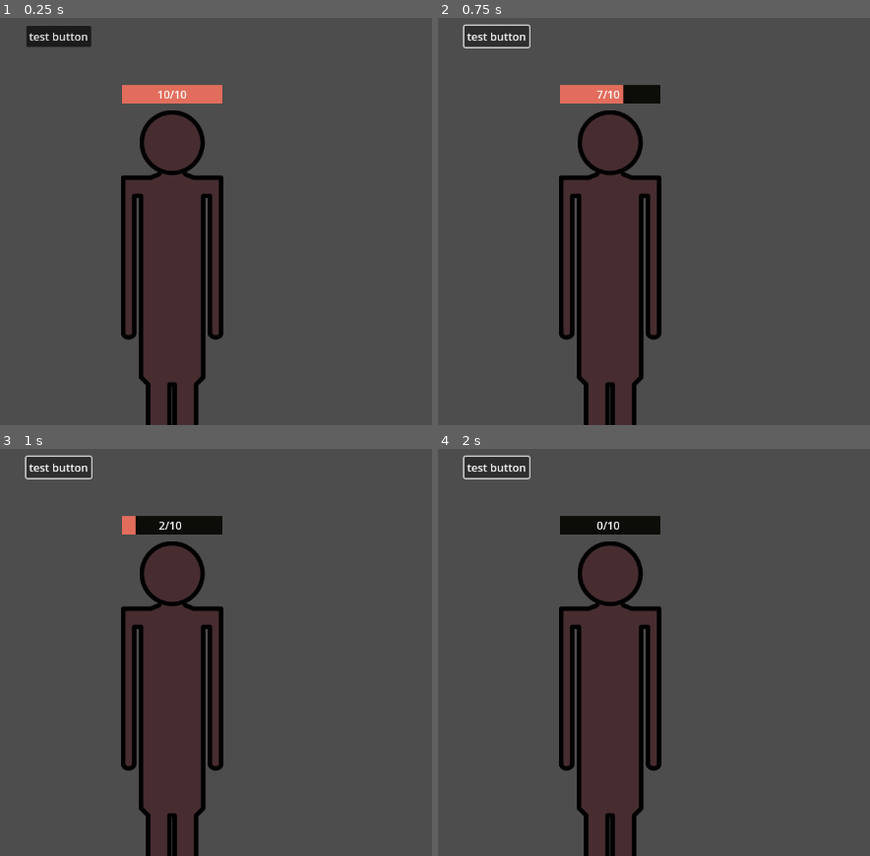
Above: before the commit, frames 1-4 (two rows, left to right).
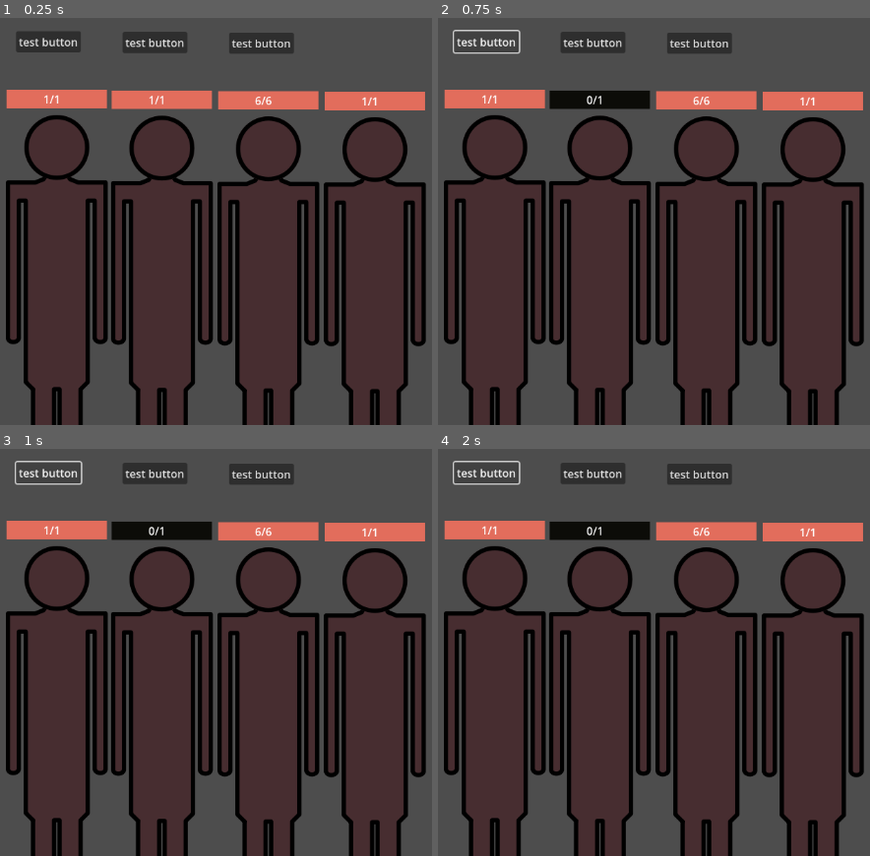
Above: after the commit, the same moments.

Repository: ShongoWL/Tavern-Keeper-Jam
Game: Godot game, scene res://Scene/BattleManager.tscn
Two runs of this game, one before a commit and one after it. Both use one fixed random seed, a clock stepped at 60 frames per second and the inputs below.
Inputs:
- Up to frame 1 (0.25 s): no input
- Up to frame 2 (0.75 s): click "test button" at 0.5 s
- Up to frame 3 (1 s): no input
- Up to frame 4 (2 s): click "test button" at 1.25 s

The runs differ from the first frame. In frame 1, 55% of the frame differs, in the area x 1-99%, y 1-100%; in frame 2, 56%; in frame 3, 55%; in frame 4, 55%.

Commit message:
Energy, combat end
Adds energy generation for heroes and allows combat to end when one side has been defeated

Diff:
--- /dev/null
+++ b/Resources/baseAbility.tres
@@ -0,0 +1,9 @@
+[gd_resource type="Resource" script_class="Ability" load_steps=2 format=3 uid="uid://c3s4q7yeq1fp6"]
+
+[ext_resource type="Script" path="res://Scripts/Ability.gd" id="1_4rtlg"]
+
+[resource]
+resource_local_to_scene = true
+script = ExtResource("1_4rtlg")
+abilityName = "Death by ball explosion"
+abilityCost = 44
--- a/Resources/baseHero.tres
+++ b/Resources/baseHero.tres
@@ -10,4 +10,5 @@
 maxHp = 10
 damage = 0
 attackCooldown = 2.0
+charName = ""
 preferredTarget = 0
--- a/Resources/baseMonster.tres
+++ b/Resources/baseMonster.tres
@@ -8,4 +8,5 @@
 maxHp = 10
 damage = 0
 attackCooldown = 0.0
+charName = ""
 preferredTarget = 0
--- a/Scene/BattleManager.tscn
+++ b/Scene/BattleManager.tscn
@@ -1,9 +1,10 @@
-[gd_scene load_steps=12 format=3 uid="uid://omc7ani5wfa5"]
+[gd_scene load_steps=20 format=3 uid="uid://omc7ani5wfa5"]
 
 [ext_resource type="Script" path="res://Scripts/BattleManager.gd" id="1_ceb1t"]
 [ext_resource type="PackedScene" uid="uid://c55pg0nyqba0j" path="res://Scene/heroScene.tscn" id="1_vq15d"]
 [ext_resource type="Script" path="res://Scripts/Hero.gd" id="3_02ydw"]
 [ext_resource type="PackedScene" uid="uid://c5nxxn8t3lgyf" path="res://Scene/time_manager.tscn" id="3_dsu4q"]
+[ext_resource type="Script" path="res://Scripts/Ability.gd" id="4_pkeim"]
 [ext_resource type="PackedScene" uid="uid://dqu3esdd6qywr" path="res://Scene/enemyScene.tscn" id="5_kdsbv"]
 [ext_resource type="Script" path="res://Scripts/Entity.gd" id="6_qabx8"]
 
@@ -11,74 +12,159 @@
 resource_local_to_scene = true
 script = ExtResource("3_02ydw")
 critChance = 0
-energyRegen = 5
-maxHp = 10
-damage = 3
-attackCooldown = 2.0
+energyRegen = 1
+energyLevel = 0.0
+maxHp = 1
+damage = 0
+attackCooldown = 99.0
+charName = "Hero 1"
 preferredTarget = 0
+
+[sub_resource type="Resource" id="Resource_7ku72"]
+resource_local_to_scene = true
+script = ExtResource("4_pkeim")
+abilityName = "Mega cum blast"
+abilityCost = 8
 
 [sub_resource type="Resource" id="Resource_6cn51"]
 resource_local_to_scene = true
 script = ExtResource("3_02ydw")
 critChance = 0
-energyRegen = 5
-maxHp = 10
-damage = 3
-attackCooldown = 2.0
+energyRegen = 20
+energyLevel = 0.0
+maxHp = 6
+damage = 1
+attackCooldown = 99.0
+charName = "Hero 2"
 preferredTarget = 0
+
+[sub_resource type="Resource" id="Resource_gfbem"]
+resource_local_to_scene = true
+script = ExtResource("4_pkeim")
+abilityName = "Death by ball explosion"
+abilityCost = 44
 
 [sub_resource type="Resource" id="Resource_oiadu"]
 resource_local_to_scene = true
 script = ExtResource("3_02ydw")
 critChance = 0
 energyRegen = 5
-maxHp = 10
+energyLevel = 0.0
+maxHp = 1
 damage = 1
-attackCooldown = 2.0
+attackCooldown = 1.0
+charName = "Hero 3"
 preferredTarget = 0
+
+[sub_resource type="Resource" id="Resource_gehpe"]
+resource_local_to_scene = true
+script = ExtResource("4_pkeim")
+abilityName = "Death by ball explosion"
+abilityCost = 44
 
 [sub_resource type="Resource" id="Resource_hhire"]
 resource_local_to_scene = true
 script = ExtResource("3_02ydw")
 critChance = 0
 energyRegen = 5
-maxHp = 10
-damage = 3
-attackCooldown = 2.0
+energyLevel = 0.0
+maxHp = 1
+damage = 1
+attackCooldown = 1.0
+charName = "Hero 4"
 preferredTarget = 0
+
+[sub_resource type="Resource" id="Resource_n3m1f"]
+resource_local_to_scene = true
+script = ExtResource("4_pkeim")
+abilityName = "Death by ball explosion"
+abilityCost = 44
 
 [sub_resource type="Resource" id="Resource_rjhrn"]
 resource_local_to_scene = true
 script = ExtResource("6_qabx8")
-maxHp = 10
+maxHp = 99
 damage = 0
-attackCooldown = 0.0
+attackCooldown = 99.0
+charName = "Enemy 1"
+preferredTarget = 0
+
+[sub_resource type="Resource" id="Resource_15cir"]
+resource_local_to_scene = true
+script = ExtResource("6_qabx8")
+maxHp = 5
+damage = 2
+attackCooldown = 30.0
+charName = "Enemy 2"
+preferredTarget = 0
+
+[sub_resource type="Resource" id="Resource_k6dks"]
+resource_local_to_scene = true
+script = ExtResource("6_qabx8")
+maxHp = 5
+damage = 1
+attackCooldown = 30.0
+charName = "Enemy 3"
+preferredTarget = 0
+
+[sub_resource type="Resource" id="Resource_b7sgr"]
+resource_local_to_scene = true
+script = ExtResource("6_qabx8")
+maxHp = 5
+damage = 1
+attackCooldown = 30.0
+charName = "Enemy 4"
 preferredTarget = 0
 
 [node name="BattleManager" type="Node2D" node_paths=PackedStringArray("heroArray", "enemyArray")]
 script = ExtResource("1_ceb1t")
-heroArray = [NodePath("HeroScene"), NodePath("HeroScene2"), NodePath("HeroScene3"), NodePath("HeroScene4")]
+heroArray = [NodePath("HeroScene"), NodePath("HeroScene2")]
 enemyArray = [NodePath("Enemy")]
 
 [node name="HeroScene" parent="." instance=ExtResource("1_vq15d")]
+position = Vector2(564, 509)
 heroData = SubResource("Resource_qc2jp")
+ability = SubResource("Resource_7ku72")
 
 [node name="TimeManager" parent="HeroScene" instance=ExtResource("3_dsu4q")]
 
 [node name="HeroScene2" parent="." instance=ExtResource("1_vq15d")]
+position = Vector2(408, 508)
 heroData = SubResource("Resource_6cn51")
+ability = SubResource("Resource_gfbem")
 
 [node name="TimeManager" parent="HeroScene2" instance=ExtResource("3_dsu4q")]
 
 [node name="HeroScene3" parent="." instance=ExtResource("1_vq15d")]
+position = Vector2(252, 507)
 heroData = SubResource("Resource_oiadu")
+ability = SubResource("Resource_gehpe")
 
 [node name="TimeManager" parent="HeroScene3" instance=ExtResource("3_dsu4q")]
 
 [node name="HeroScene4" parent="." instance=ExtResource("1_vq15d")]
+position = Vector2(98, 506)
 heroData = SubResource("Resource_hhire")
+ability = SubResource("Resource_n3m1f")
 
 [node name="TimeManager" parent="HeroScene4" instance=ExtResource("3_dsu4q")]
 
 [node name="Enemy" parent="." instance=ExtResource("5_kdsbv")]
 enemyData = SubResource("Resource_rjhrn")
+
+[node name="TimeManager" parent="Enemy" instance=ExtResource("3_dsu4q")]
+
+[node name="Enemy2" parent="." instance=ExtResource("5_kdsbv")]
+enemyData = SubResource("Resource_15cir")
+
+[node name="TimeManager" parent="Enemy2" instance=ExtResource("3_dsu4q")]
+
+[node name="Enemy3" parent="." instance=ExtResource("5_kdsbv")]
+enemyData = SubResource("Resource_k6dks")
+
+[node name="TimeManager" parent="Enemy3" instance=ExtResource("3_dsu4q")]
+
+[node name="Enemy4" parent="." instance=ExtResource("5_kdsbv")]
+enemyData = SubResource("Resource_b7sgr")
+
+[node name="TimeManager" parent="Enemy4" instance=ExtResource("3_dsu4q")]
--- a/Scene/healthbar.tscn
+++ b/Scene/healthbar.tscn
@@ -13,6 +13,7 @@
 ProgressBar/styles/fill = SubResource("StyleBoxFlat_62tg6")
 
 [node name="Healthbar" type="ProgressBar"]
+process_mode = 3
 offset_left = -74.0
 offset_top = -350.0
 offset_right = 73.0
--- a/Scene/heroScene.tscn
+++ b/Scene/heroScene.tscn
@@ -1,14 +1,16 @@
-[gd_scene load_steps=5 format=3 uid="uid://c55pg0nyqba0j"]
+[gd_scene load_steps=6 format=3 uid="uid://c55pg0nyqba0j"]
 
 [ext_resource type="Script" path="res://Scripts/heroScene.gd" id="1_2kcso"]
 [ext_resource type="Resource" uid="uid://tssetm4wqidn" path="res://Resources/baseHero.tres" id="2_b3xl4"]
 [ext_resource type="Texture2D" uid="uid://cvhh0f200cl0f" path="res://Art/dude.svg" id="2_og1u5"]
+[ext_resource type="Resource" uid="uid://c3s4q7yeq1fp6" path="res://Resources/baseAbility.tres" id="3_d4nlb"]
 [ext_resource type="PackedScene" uid="uid://u5ora2halxie" path="res://Scene/healthbar.tscn" id="4_67fsq"]
 
 [node name="HeroScene" type="Node2D"]
 position = Vector2(267, 499)
 script = ExtResource("1_2kcso")
 heroData = ExtResource("2_b3xl4")
+ability = ExtResource("3_d4nlb")
 
 [node name="Sprite2D" type="Sprite2D" parent="."]
 texture = ExtResource("2_og1u5")
--- a/Scripts/Ability.gd
+++ b/Scripts/Ability.gd
@@ -3,6 +3,8 @@
 
 @export var abilityName: String
 @export var abilityEffect: Script
+@export var abilityCost: int
 
 func onEnergyMet():
-	abilityEffect.cast()
+	#abilityEffect.cast()
+	print("This is where my cast function call would go")
--- a/Scripts/Autoloads/signalBus.gd
+++ b/Scripts/Autoloads/signalBus.gd
@@ -14,3 +14,6 @@
 
 #HP related signals
 signal maxHpGained(who, amount: int)
+
+#Signals related to combat victory/defeat
+signal combatOver(battle: BattleManager, isVictory: bool)
--- a/Scripts/BattleManager.gd
+++ b/Scripts/BattleManager.gd
@@ -1,4 +1,4 @@
-extends Node
+class_name BattleManager extends Node2D
 
 @export var heroArray:Array[HeroScene] = []
 
@@ -8,6 +8,7 @@
 func _ready() -> void:
 	SignalBus.timeToAttack.connect(callAttacker)
 	SignalBus.deathSignal.connect(deathNotif)
+	SignalBus.gainEnergy.connect(callEnergyGain)
 	pass # Replace with function body.
 
 
@@ -18,27 +19,17 @@
 
 #This function checks to see if hero or enemy is attacking then loops through proper array to find them
 func callAttacker(attacker:Node, preferredTarget:int, damage:int):
-	if attacker is HeroScene:
+	if attacker is HeroScene && attacker in heroArray:
 		heroDealAttack(attacker, preferredTarget, damage)
-	elif attacker is EnemyScene:
+	elif attacker is EnemyScene && attacker in enemyArray:
 		enemyDealAttack(attacker, preferredTarget, damage)
 	else:
-		print("Yo dog, how did you fuck this up? Attacker is not a hero ouu")
-	"""var i = 0
-	if attacker is HeroScene:
-		for hero in heroArray:
-			if attacker == hero:
-				#print("hero ",i, " is attacking")
-				hero.attack()
-				break
-			i += 1
-	else:
-		for enemy in enemyArray:
-			if attacker == enemy:
-				#print("enemy ",i, " is attacking")
-				enemy.attack()
-				break
-			i += 1"""
+		pass
+		#print("Yo dog, how did you fuck this up? Attacker is not a hero or enemy???")
+
+func callEnergyGain(target: HeroScene):
+	if target in heroArray:
+		target.gainEnergy()
 
 func heroDealAttack(attacker:HeroScene, preferredTarget:int, damage:int):
 	if enemyArray.size() == 0:
@@ -47,31 +38,17 @@
 		enemyArray[enemyArray.size()-1].queueDamage(attacker, damage)
 	else:
 		enemyArray[preferredTarget].queueDamage(attacker, damage)
-	"""#check if our preferred target exists. If they don't we should start
-	#decrementing the target because enemies will slide down positions when one
-	#in front of them dies so that we always have a target
-	if enemyArray.size() == 0:
-		print("There are no enemies left to attack!")
-		return
-	if preferredTarget <= enemyArray.size()-1:
-		enemyArray[preferredTarget].takeDamage(attacker, damage)
-	#If you aren't at the lowest position, recursively call this function for the next position
-	elif preferredTarget > 0:
-		heroDealAttack(attacker, preferredTarget-1, damage)
-	else:
-		#This should never happen. If there isn't a target to slot into position one, then the fight should be over
-		print("Enemies have been defeated! :D")"""
 
 func enemyDealAttack(attacker:EnemyScene, preferredTarget:int, damage:int):
 	if heroArray.size() == 0:
 		print("There are no heroes left to attack!")
-		pass
-	if preferredTarget <= heroArray.size()-1:
-		heroArray[preferredTarget].takeDamage(attacker, damage)
-	elif preferredTarget > 0:
-		enemyDealAttack(attacker, preferredTarget-1, damage)
+		print("Player has been defeated! D:")
+		return
+	if preferredTarget > heroArray.size()-1:
+		heroArray[heroArray.size()-1].queueDamage(attacker, damage)
 	else:
-		print("Players have beend defeated! D:")
+		heroArray[preferredTarget].queueDamage(attacker, damage)
+
 
 
 func deathNotif(victim, killer):
@@ -84,6 +61,8 @@
 				tempHeroArray.append(hero)
 		#now our main HeroArray should be one element shorter without the victim
 		heroArray = tempHeroArray
+		if heroArray.is_empty():
+			combatOver(self, false)
 	#Same proccess as above but for enemies. (Code is repeated here beccause of array typings being annoying)
 	else:
 		var tempEnemyArray:Array[EnemyScene] = []
@@ -91,3 +70,13 @@
 			if enemy != victim:
 				tempEnemyArray.append(enemy)
 		enemyArray = tempEnemyArray
+		if enemyArray.is_empty():
+			combatOver(self, true)
+
+
+func combatOver(combat:BattleManager, isVictory: bool):
+	SignalBus.combatOver.emit(combat, isVictory)
+	if isVictory:
+		print("The heroes won!!!")
+	else:
+		print("The heroes lost!!!")
--- a/Scripts/EnemyScene.gd
+++ b/Scripts/EnemyScene.gd
@@ -10,6 +10,7 @@
 var damage:int
 var attackCooldown:float
 var preferredTarget:int
+var charName:String
 
 var tween: Tween
 var lock: bool = false
@@ -20,6 +21,9 @@
 	damage = enemyData.damage
 	attackCooldown = enemyData.damage
 	preferredTarget = enemyData.preferredTarget
+	charName = enemyData.charName
+
+	SignalBus.combatOver.connect(combatOver)
 
 func _process(delta: float) -> void:
 	#print("the monster's health is now ", hp)
@@ -31,14 +35,25 @@
 
 func queueDamage(attacker: HeroScene, damageTaken: int):
 	damageQueue.push_back(takeDamage.bind(attacker, damageTaken))
-	print(damageTaken, " damage has been added to queue")
+	print(attacker.charName, " has added ",damageTaken, " damage to ", charName, "'s queue")
 
 func takeDamage(attacker: HeroScene, damageTaken: int):
-	hp -= damageTaken
-	print("damage has been taken, new hp is: ", hp)
-	if hp <= 0:
-		print ("he dead")
+	if hp - damageTaken <= 0:
+		hp = 0
+		#Stop player's timers and remove from array
+		print("enemy has died, throwing death signal")
+		SignalBus.deathSignal.emit(self, attacker)
+		damageQueue.clear()
+		self.process_mode = Node.PROCESS_MODE_DISABLED
+	else:
+		hp -= damageTaken
+		print(charName, " has been hit for ", damageTaken," damage, new hp is: ", hp)
 
 func attack():
 	#Tell battlemanager to attack a target
 	get_parent().enemyDealAttack(self, preferredTarget, damage)
+
+func combatOver(combatManager, isVictory):
+	if combatManager == get_parent():
+		self.process_mode = Node.PROCESS_MODE_DISABLED
+		print("Combat has ended, ", charName, " is stopping.")
--- a/Scripts/Entity.gd
+++ b/Scripts/Entity.gd
@@ -5,6 +5,8 @@
 @export var maxHp: int
 @export var damage: int
 @export var attackCooldown: float
+@export var charName: String
+
 
 @export var preferredTarget: int = 0
 
--- a/Scripts/Hero.gd
+++ b/Scripts/Hero.gd
@@ -3,5 +3,6 @@
 
 @export var critChance: int
 @export var energyRegen: int
+@export var energyLevel: float
 @export var ability: Ability
 @export var passive: Passive
--- a/Scripts/heroScene.gd
+++ b/Scripts/heroScene.gd
@@ -12,8 +12,14 @@
 var attackCooldown:float
 var preferredTarget:int
 var critChance:int
+var energyLevel:float
+var energyRegen:int
+var charName:String
 
 var maxHp: int
+
+#holds all calls for incoming damage until they can be safely managed
+var damageQueue:Array = []
 
 @export var ability:Ability
 @export var passive:Passive
@@ -27,10 +33,22 @@
 	attackCooldown = heroData.attackCooldown
 	preferredTarget = heroData.preferredTarget
 	critChance = heroData.critChance
+	charName = heroData.charName
+	energyLevel = 0
+	energyRegen = heroData.energyRegen
 
 	#Run this at the end of ready to make sure healthBar has access to the right values
 	healthBar.initializeValues()
+	SignalBus.combatOver.connect(combatOver)
+	#SignalBus.gainEnergy.connect(energyGain)
 
+func _process(delta: float) -> void:
+	#print("the monster's health is now ", hp)
+	var tempSize = damageQueue.size()
+	for action in damageQueue:
+		action.call()
+	for number in tempSize:
+		damageQueue.pop_front()
 
 func attack():
 	#Tell battlemanager to attack a target
@@ -40,16 +58,37 @@
 func updateHealthbar(newHp: int):
 	healthBar.update(newHp)
 	hp = newHp
-	print(name + "'s hp is now" + str(hp))
+	print(name + "'s hp is now " + str(hp))
 
-func takeDamage(attacker:Node, damageTaken: int):
-	if hp - damageTaken < 0:
-		hp = 0
+func queueDamage(attacker: EnemyScene, damageTaken: int):
+	damageQueue.push_back(takeDamage.bind(attacker, damageTaken))
+	print(attacker.charName, " has added ",damageTaken, " damage to ", charName, "'s queue")
+
+func takeDamage(attacker: EnemyScene, damageTaken: int):
+	if hp - damageTaken <= 0:
+		hp -= damageTaken
 		#Stop player's timers and remove from array
+		print("hero has died, throwing death signal")
 		SignalBus.deathSignal.emit(self, attacker)
+		self.process_mode = Node.PROCESS_MODE_DISABLED
 	else:
 		hp -= damageTaken
+		print(charName," has taken,", damageTaken,"damage, new hp is: ", hp)
 
+func gainEnergy():
+	var amountGain = (energyRegen * GlobalVar.minTickRate)
+	energyLevel = snapped(energyLevel + amountGain, .1)
+	if energyLevel >= ability.abilityCost:
+		ability.onEnergyMet()
+		energyLevel -= ability.abilityCost
+		print(charName, " spent ", ability.abilityCost, " to use their ability: ", ability.abilityName)
+	else:
+		print(charName, " gained ", amountGain, " energy. Total: ", energyLevel)
 
 func takedamage():
 	hp -= 10
+
+func combatOver(combatManager, isVictory):
+	if combatManager == get_parent():
+		self.process_mode = Node.PROCESS_MODE_DISABLED
+		print("Combat has ended, ", charName, " is stopping.")
--- a/Scripts/timeManager.gd
+++ b/Scripts/timeManager.gd
@@ -25,4 +25,5 @@
 	SignalBus.timeToAttack.emit(parentEntity, parentEntity.preferredTarget, parentEntity.damage)
 
 func sendGainEnergySignal():
+	#print("sending energy signal")
 	SignalBus.gainEnergy.emit(parentEntity)
